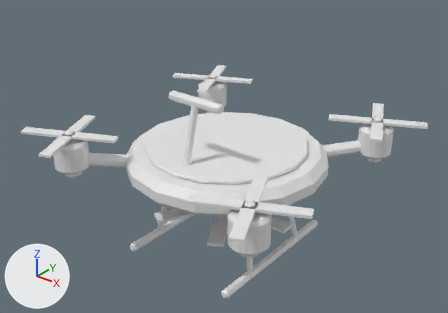
A saved change to the FBX model art/tools/out/drone.fbx.
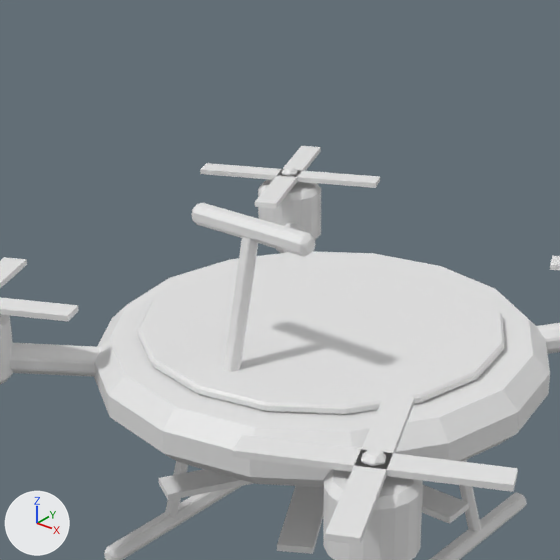
Old and new are each drawn whole from a 50 mm lens placed at (6.87, -9.08, 7.35), pointed at (0.07, -0.58, 2.08) and again close up on the part from 19% to 74% of the width and 0% to 80% of the height. Arrows for +X, +Y and +Z are at lower left; the lights stay in place. The last two pictures show the newer version.

Objects in the first close-up: 'Accent', 'Dark', 'Metal#Rotor0', 'Metal#Rotor1', 'Metal#Rotor3', 'Metal#Rotor4', 'SteeringWheel' and 3 more.
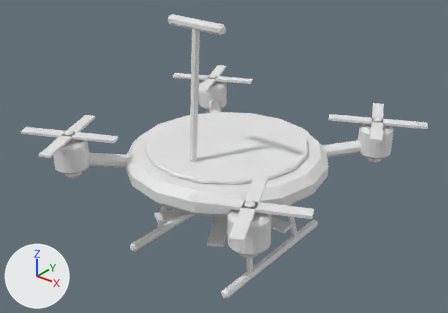
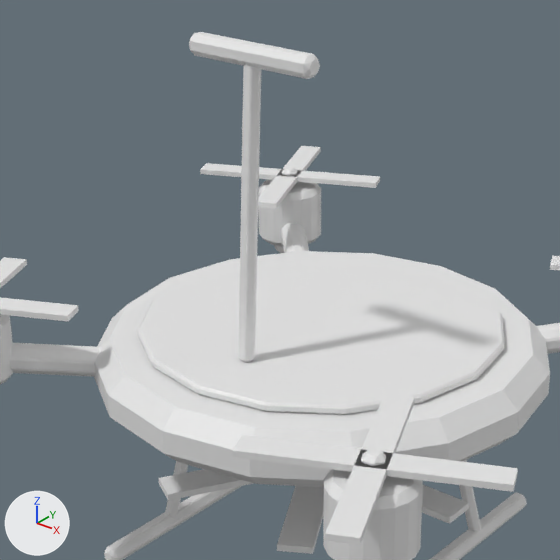
Boxes (x1, y1, x2, y2) around the edits, measured in the close-ups (560 x 560 px; the box of a moved part takes in the faces that stretch with it):
'Dark', reshaped: before (9, 223, 560, 560); after (9, 64, 560, 560)
'SteeringWheel', reshaped (13% shorter): before (191, 203, 316, 257); after (189, 32, 320, 79)
part 1 of me_steeringwheel, deleted: before (191, 203, 316, 257)
part 2 of me_steeringwheel, added: after (189, 32, 320, 79)
part 3 of me_dark, moved or reshaped: before (223, 236, 258, 372); after (238, 64, 261, 362)

The change in detail:
me_dark is used by ob_dark; location (0.0, 0.0, 0.0).
me_dark had 556 vertices, 566 faces and spanned x -2.19..2.19, y -2.59..1.79, z 0.07..3.41.
me_dark now has 556 vertices, 566 faces and spans x -2.19..2.19, y -2.59..1.79, z 0.07..4.73.
me_dark part 3: 36 of 556 vertices moved; they spanned x -0.07..0.07, y -1.65..-1.25, z 2.19..3.41 and now span x -0.07..0.07, y -1.46..-1.19, z 2.28..4.73; mean shift (0.0, 0.12, 0.7); largest move (0.03, -1.25, 3.35) -> (0.03, -1.19, 4.69).
me_steeringwheel is used by ob_steeringwheel; location (0.0, 0.0, 0.0).
me_steeringwheel had 32 vertices, 42 faces and spanned x -0.6..0.6, y -1.385..-1.215, z 3.315..3.485.
me_steeringwheel now has 32 vertices, 42 faces and spans x -0.6..0.6, y -1.335..-1.165, z 4.695..4.865.
me_steeringwheel part 1: the whole mesh is rebuilt.
Part 2, on me_steeringwheel:
24 vertices are added at x -0.6..0.6, y -1.335..-1.165, z 4.695..4.865.
8 new vertices lie (1.124, 0.0, 0.0) away from vertices in x -0.562, y -1.335..-1.165, z 4.695..4.865.
42 new faces join them.
